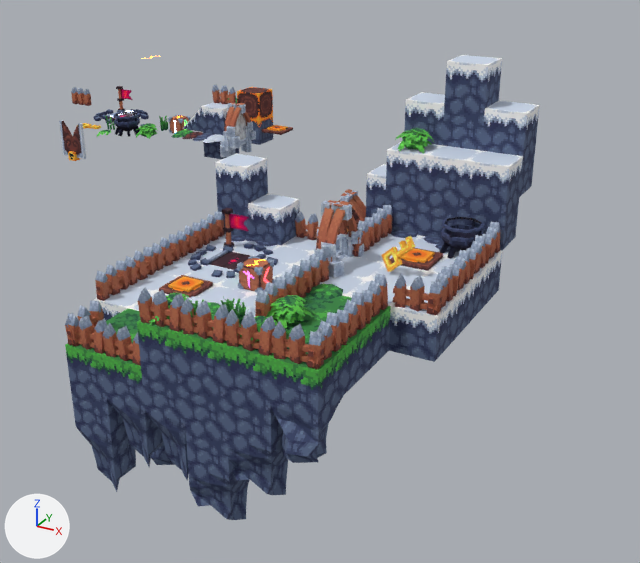
What one commit did to the Blender file GMTK_ArtSource/3d/3d-models.blend.
Both versions are drawn from a 50 mm lens placed at (45.0, -45.6, 17.2), pointed at (17.8, 4.0, -7.6). Lighting does not change. The marker at lower left points along +X, +Y and +Z.
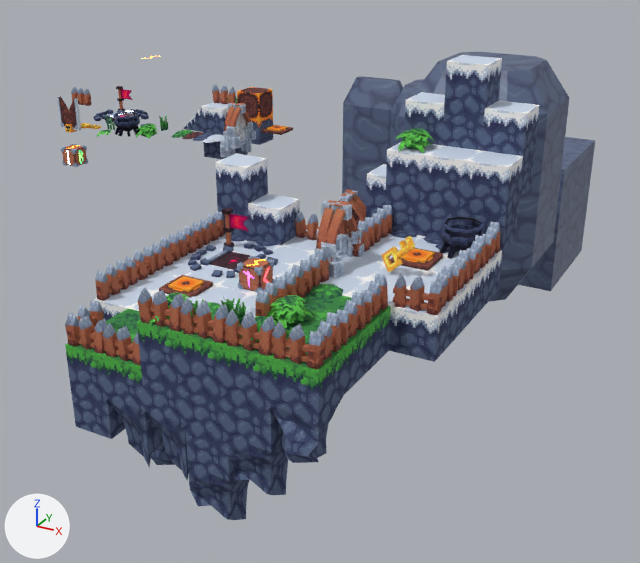
Edits to the scene script, one JSON object a line:
```json
{"op": "set", "path": "ob_cube.location", "old": "(1.0, 11.0, 0.0)", "new": "(0.0, 0.0, 0.0)"}
{"op": "set", "path": "ob_cube_002.location", "old": "(1.0, 11.0, 0.0)", "new": "(0.0, 0.0, 0.0)"}
{"op": "remove", "block": "ob_cube_085", "code": "ob_cube_085.hide_set(True)"}
{"op": "remove", "block": "ob_cube_120", "code": "ob_cube_120.hide_set(True)"}
{"op": "remove", "block": "ob_cube_121", "code": "ob_cube_121.hide_set(True)"}
{"op": "remove", "block": "ob_cube_122", "code": "ob_cube_122.hide_set(True)"}
{"op": "set", "path": "ob_cube_141.location", "old": "(21.0, -21.0, -4.0)", "new": "(5.0, 13.0, 0.0)"}
{"op": "set", "path": "ob_cube_165.location", "old": "(0.0, 0.0, 0.0)", "new": "(-6.0, 6.0, 0.0)"}
{"op": "set", "path": "ob_plane_015.location", "old": "(0.0, 0.0, 0.0)", "new": "(-6.0, 6.0, 0.0)"}
{"op": "set", "path": "ob_plane_019.location", "old": "(0.0, 0.0, 0.0)", "new": "(-6.0, 6.0, 0.0)"}
```

Changed parts and their boxes (x1, y1, x2, y2) in the pictures (640 x 563 px):
```json
{"object": "Cube.122", "change": "shown", "after": [410, 52, 569, 302], "on screen": "blue"}
{"object": "Cube.120", "change": "shown", "after": [342, 76, 403, 206], "on screen": "blue"}
{"object": "Cube.085", "change": "shown", "after": [518, 137, 595, 291], "on screen": "blue"}
{"object": "Cube.141", "change": "moved", "before": [77, 427, 136, 492], "after": [239, 148, 248, 155]}
{"object": "Cube.121", "change": "shown", "after": [390, 79, 424, 148], "on screen": "blue"}
{"object": "Cube", "change": "moved", "before": [168, 115, 190, 133], "after": [61, 144, 88, 167]}
{"object": "Plane.015", "change": "moved", "before": [72, 123, 86, 159], "after": [69, 99, 81, 131]}
{"object": "Plane.019", "change": "moved", "before": [59, 120, 73, 156], "after": [57, 96, 69, 128]}
{"object": "Cube.165", "change": "moved", "before": [68, 151, 81, 161], "after": [65, 124, 77, 133]}
{"object": "Cube.002", "change": "moved", "before": [173, 120, 177, 132], "after": [66, 150, 70, 165]}
```
